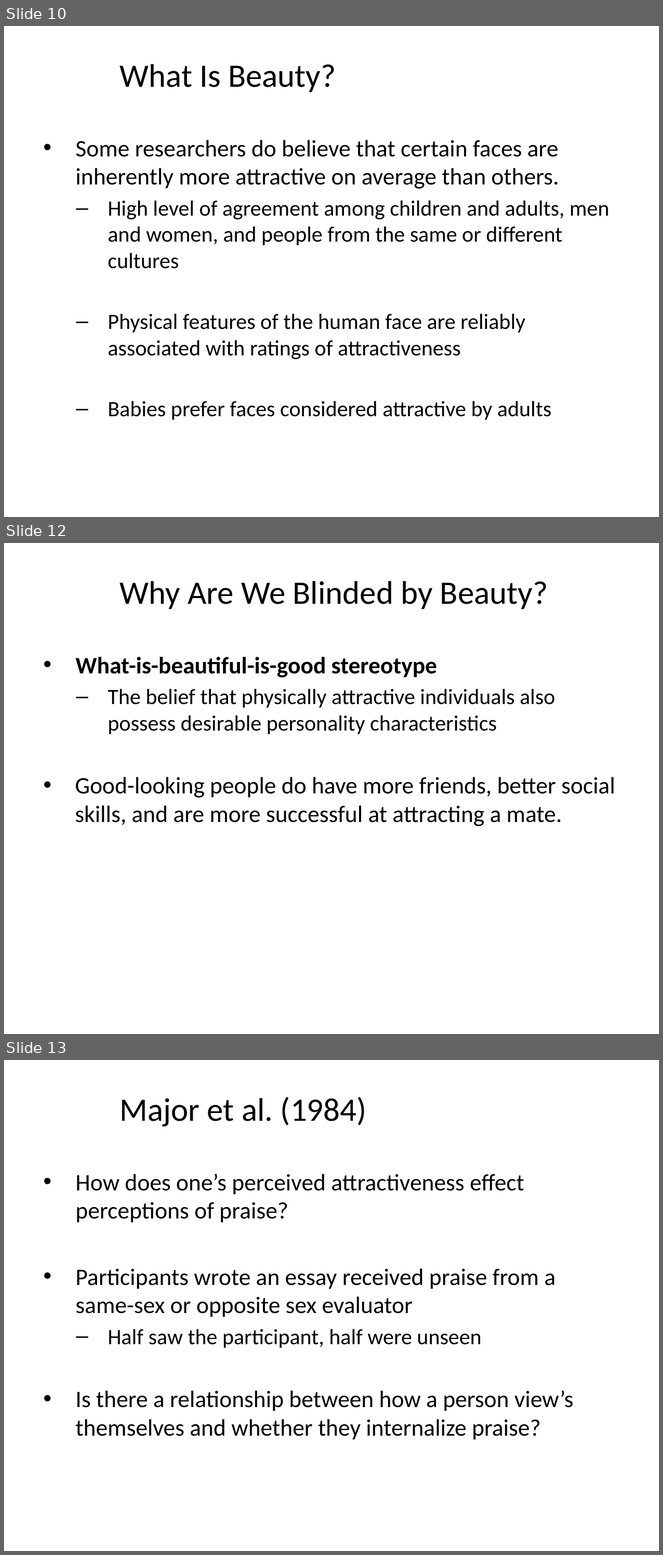
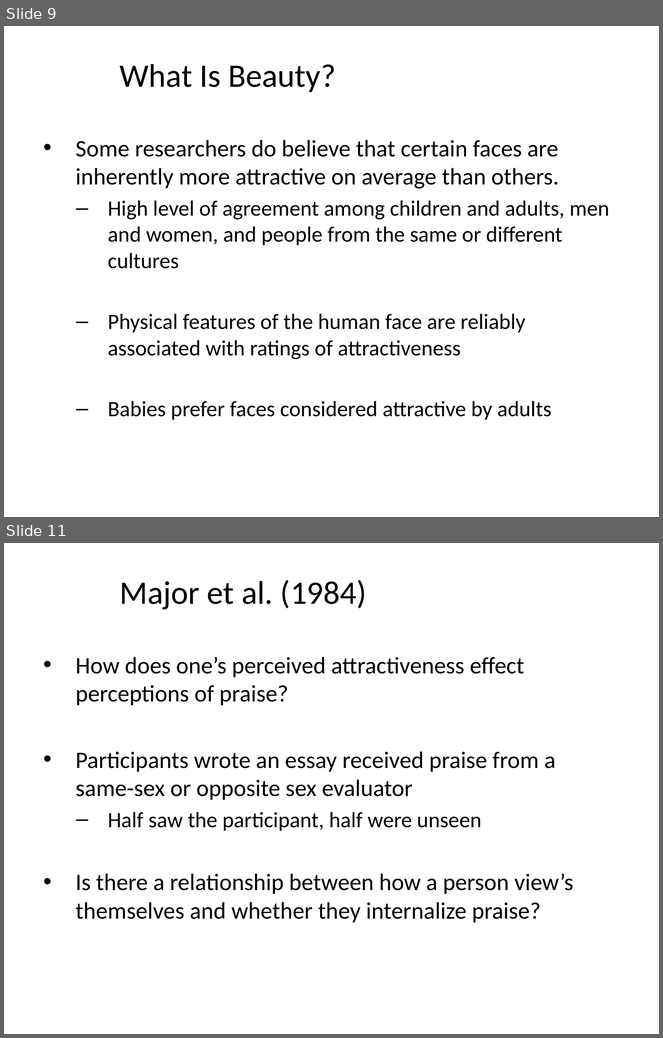
Before and after one commit to npm27/Teaching-Materials, a slide deck: Social Psych/Slides/10 Relationships.pptx. Shown one above the other, each under a label of ours: slides 10, 12 and 13 before the commit, slides 9 and 11 after it; the slides between them are not shown. The pictures are 663x1555 and 663x1038 pixels, drawn with LibreOffice and Linux fonts; fonts in the diff are those of the drawing. Boxes give left, top, right and bottom in pixels: in the first picture for what was removed or moved away, otherwise in the second. Text is boxed around its words. In the diff, an @@ line names an element or a change of style, - is before the commit and + after.

```diff
--- a/Social Psych/Slides/10 Relationships.pptx
+++ b/Social Psych/Slides/10 Relationships.pptx
@@ slide 12 removed at [4, 543, 659, 1034], background #FFFFFF @@
@@ title removed at [120, 581, 548, 609] @@
-Why Are We Blinded by Beauty?
@@ text removed at [75, 657, 616, 826] @@
-• What-is-beautiful-is-good stereotype
-  – The belief that physically attractive individuals also possess desirable personality characteristics
-  • Good-looking people do have more friends, better social skills, and are more successful at attracting a mate.
@@ what was slide 10 is now slide 9 @@
@@ what was slide 13 is now slide 11 @@
```
Also in this commit, not shown: 4 slides changed, 1 slide added, 2 other slides removed, 1 other file.
